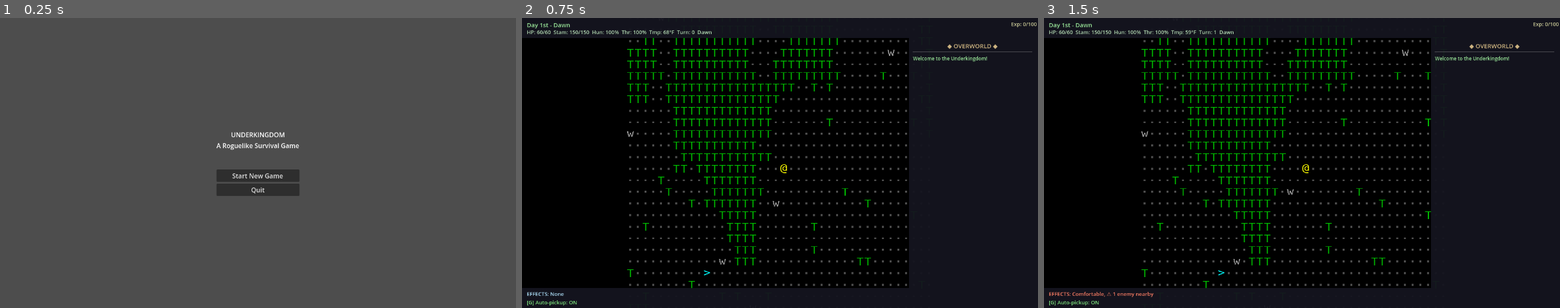
Above: before the commit, frames 1-3 (left to right).
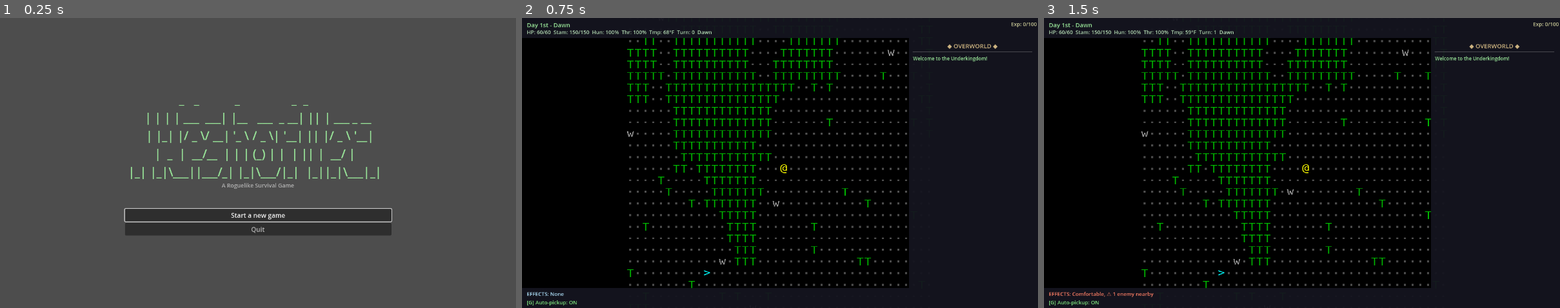
Above: after the commit, the same moments.

Repository: stevenraines/underkingdom-godot-cc
Game: Godot game, scene res://scenes/main.tscn
Two runs of this game, one before a commit and one after it. Both use one fixed random seed, a clock stepped at 60 frames per second and the inputs below.
Inputs (mouse positions are in pixels of both pictures, inside the frame that each line leads up to):
- Up to frame 1 (0.25 s): no input
- Up to frame 2 (0.75 s): click "Start New Game" (after the commit: "Start a new game") at 0.5 s
- Up to frame 3 (1.5 s): tap Enter (ui_accept) at 1.25 s; move the mouse to (1415, 148) at 1.27 s; hold Right (ui_right) from 1.28 s (still down); tap Keypad Enter at 1.35 s; click (1415, 148) at 1.42 s

The runs differ from the first frame. In frame 1, 7.0% of the frame differs, in the area x 24-76%, y 30-75%; in frame 2, nothing differs; in frame 3, nothing differs.

Commit message:
Enhance main menu functionality and aesthetics; implement button selection with keyboard input and update UI elements for clarity and style.

Diff:
--- a/scenes/main_menu.gd
+++ b/scenes/main_menu.gd
@@ -4,8 +4,52 @@
 ##
 ## Provides options to start a new game or quit.
 
+var buttons: Array = []
+var selected_index: int = 0
+const SELECT_COLOR: Color = Color(0.6, 0.9, 0.6, 1)
+const UNSELECT_COLOR: Color = Color(0.7, 0.7, 0.7, 1)
+
 func _ready() -> void:
 	print("Main menu loaded")
+	# collect buttons in visual order
+	var start = get_node("VBoxContainer/StartButton")
+	var quit = get_node("VBoxContainer/QuitButton")
+	buttons = [start, quit]
+
+	for i in range(buttons.size()):
+		var b = buttons[i]
+		b.connect("mouse_entered", Callable(self, "_on_button_mouse_entered").bind(i))
+
+	# default selection to first button (Start a new game)
+	selected_index = 0
+	update_selection()
+	buttons[selected_index].grab_focus()
+
+func _on_button_mouse_entered(idx: int) -> void:
+	selected_index = idx
+	update_selection()
+
+func update_selection() -> void:
+	for i in range(buttons.size()):
+		if i == selected_index:
+			buttons[i].add_theme_color_override("font_color", SELECT_COLOR)
+		else:
+			buttons[i].add_theme_color_override("font_color", UNSELECT_COLOR)
+
+func _input(event) -> void:
+	if event is InputEventKey and event.pressed and not event.echo:
+		if event.keycode == KEY_UP:
+			selected_index = (selected_index - 1) % buttons.size()
+			update_selection()
+			buttons[selected_index].grab_focus()
+		elif event.keycode == KEY_DOWN:
+			selected_index = (selected_index + 1) % buttons.size()
+			update_selection()
+			buttons[selected_index].grab_focus()
+		elif event.keycode == KEY_ENTER or event.keycode == KEY_KP_ENTER or event.keycode == KEY_SPACE:
+			# activate the selected button
+			if selected_index >= 0 and selected_index < buttons.size():
+				buttons[selected_index].emit_signal("pressed")
 
 func _on_start_button_pressed() -> void:
 	print("Starting new game...")
--- a/scenes/main_menu.tscn
+++ b/scenes/main_menu.tscn
@@ -27,13 +27,17 @@
 
 [node name="Title" type="Label" parent="VBoxContainer"]
 layout_mode = 2
-text = "UNDERKINGDOM"
+text = "  _   _           _                _  _           \n | | | | ___  ___| |__   ___  _ __| || | ___ _ __ \n | |_| |/ _ \\/ __| '_ \\ / _ \\| '__| || |/ _ \\ '__|\n |  _  |  __/\__ \ | | | (_) | |  | || |  __/ |   \n |_| |_|\\___||___/_| |_|\\___/|_|  |_||_|\\___|_|   "
 horizontal_alignment = 1
+theme_override_font_sizes/font_size = 30
+theme_override_colors/font_color = Color(0.6, 0.9, 0.6, 1)
 
 [node name="Subtitle" type="Label" parent="VBoxContainer"]
 layout_mode = 2
 text = "A Roguelike Survival Game"
 horizontal_alignment = 1
+theme_override_font_sizes/font_size = 14
+theme_override_colors/font_color = Color(0.7, 0.7, 0.7, 1)
 
 [node name="Spacer" type="Control" parent="VBoxContainer"]
 custom_minimum_size = Vector2(0, 40)
@@ -41,11 +45,15 @@
 
 [node name="StartButton" type="Button" parent="VBoxContainer"]
 layout_mode = 2
-text = "Start New Game"
+text = "Start a new game"
+theme_override_font_sizes/font_size = 16
+theme_override_colors/font_color = Color(0.6, 0.9, 0.6, 1)
 
 [node name="QuitButton" type="Button" parent="VBoxContainer"]
 layout_mode = 2
 text = "Quit"
+theme_override_font_sizes/font_size = 16
+theme_override_colors/font_color = Color(0.7, 0.7, 0.7, 1)
 
 [connection signal="pressed" from="VBoxContainer/StartButton" to="." method="_on_start_button_pressed"]
 [connection signal="pressed" from="VBoxContainer/QuitButton" to="." method="_on_quit_button_pressed"]
